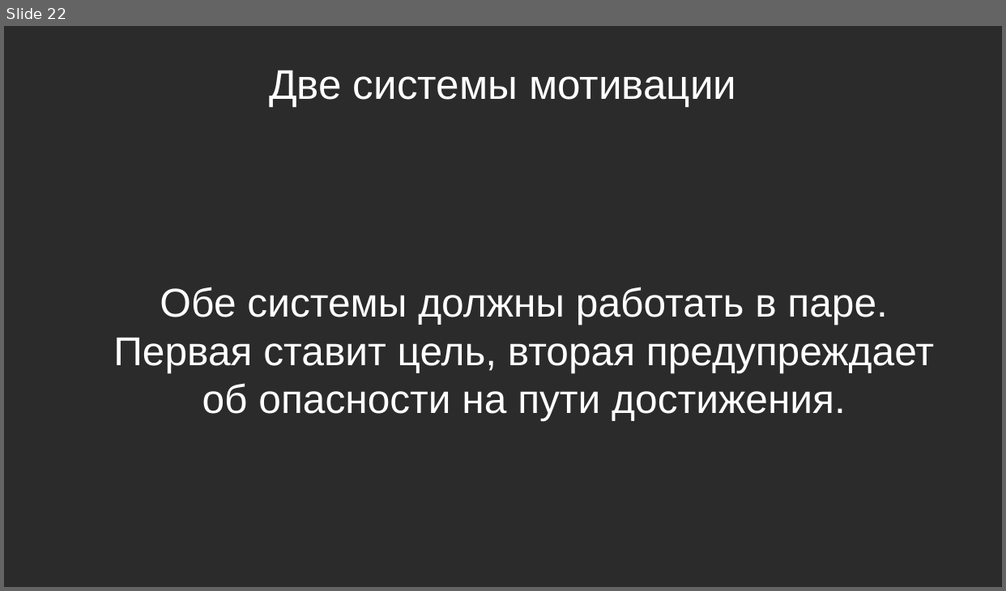
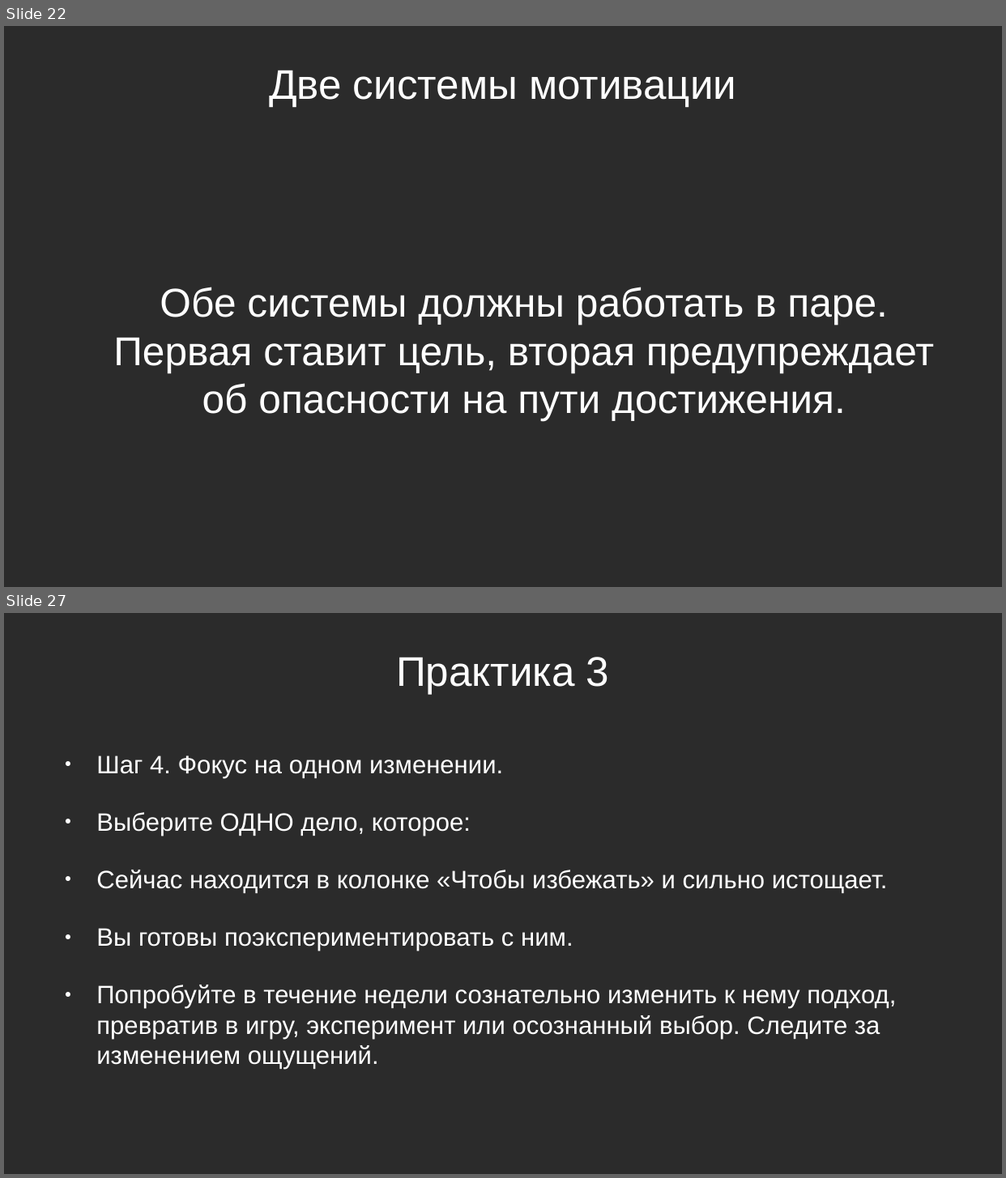
Before and after one commit to Chularev/articles, a slide deck: Psychology/Гомеостаз и мотивация (практика).odp. Shown one above the other, each under a label of ours: slide 22 before the commit, slides 22 and 27 after it; the slides between them are not shown. The pictures are 1006x591 and 1006x1178 pixels, drawn with LibreOffice and Linux fonts; fonts in the diff are those of the drawing; background and template pictures are left out; a plain dark background stands for a picture behind light text. Boxes give left, top, right and bottom in pixels: in the first picture for what was removed or moved away, otherwise in the second. Text is boxed around its words. In the diff, an @@ line names an element or a change of style, - is before the commit and + after.

```diff
--- a/Psychology/Гомеостаз и мотивация (практика).odp
+++ b/Psychology/Гомеостаз и мотивация (практика).odp
@@ slide 27 added at (x1=4, y1=613, x2=1002, y2=1174), background picture (left out) @@
@@ title added at (x1=396, y1=657, x2=609, y2=695), 33 pt, text #FFFFFF @@
+Практика 3
@@ text added at (x1=96, y1=756, x2=896, y2=1069), 20 pt, text #FFFFFF @@
+● Шаг 4. Фокус на одном изменении.
+● Выберите ОДНО дело, которое:
+● Сейчас находится в колонке «Чтобы избежать» и сильно истощает.
+● Вы готовы поэкспериментировать с ним.
+● Попробуйте в течение недели сознательно изменить к нему подход, превратив в игру, эксперимент или осознанный выбор. Следите за изменением ощущений.
```
Also in this commit, not shown: 4 slides changed, 13 other slides added, 1 slide removed.
